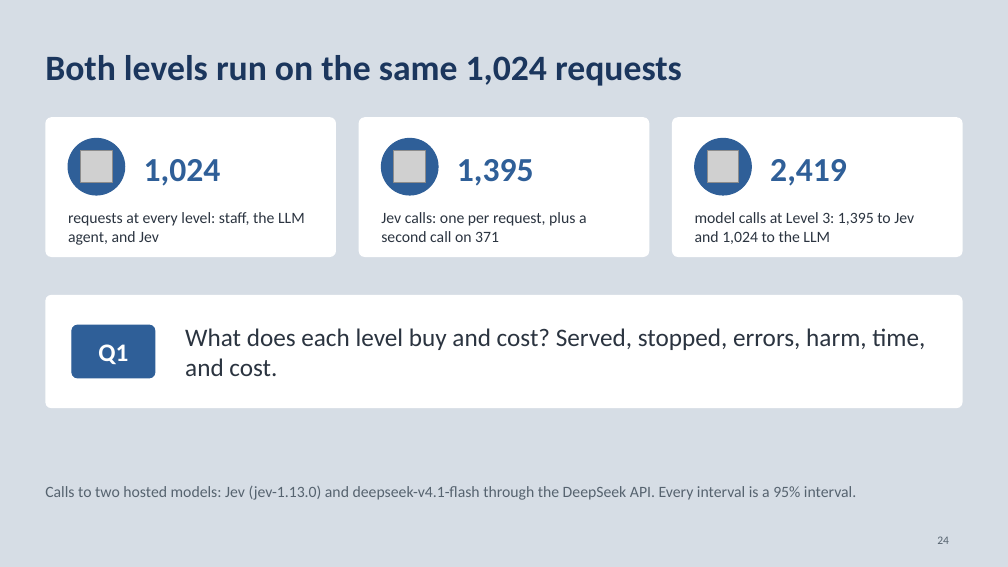
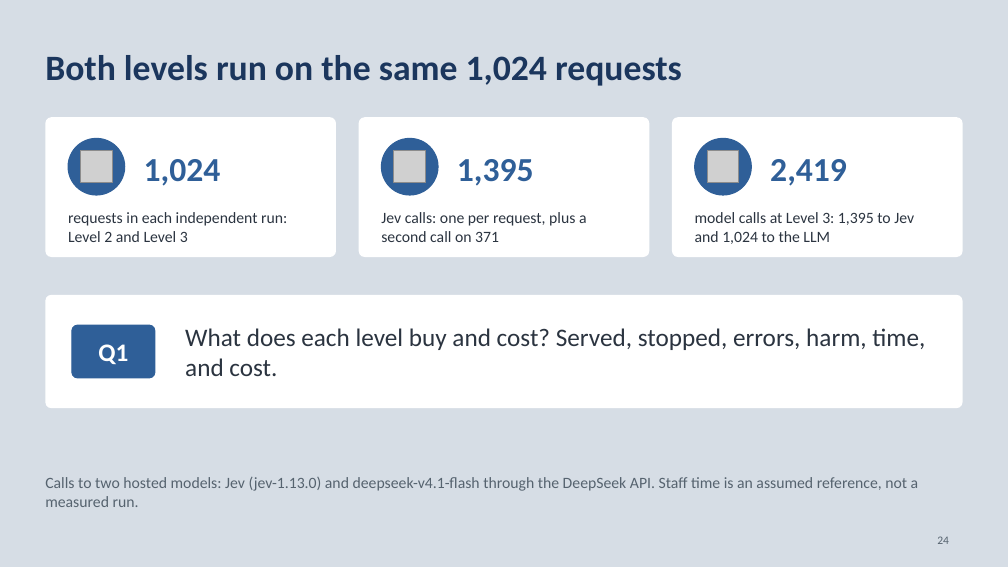
Before and after one commit to neilonthesky/english-presentation, a slide deck: slide 24 of slides/deck.pptx. Drawn at 1008x567 pixels with LibreOffice and Linux fonts; fonts in the diff are those of the drawing; grey boxes stand for pictures. Boxes give left, top, right and bottom in pixels: in the first picture for what was removed or moved away, otherwise in the second. Text is boxed around its words. In the diff, an @@ line names an element or a change of style, - is before the commit and + after.

Commit message:
feat(experiment): separated Level 2 and Level 3 runs
- Required an explicit level selection and stored each run’s results and
  reports in its own directory.
- Updated statistics, figures, and slides to read both independent runs
  and compare their results.

```diff
--- a/slides/deck.pptx
+++ b/slides/deck.pptx
@@ text at bbox=[68, 212, 287, 242]: text changed @@
-requests at every level: staff, the LLM agent, and Jev
+requests in each independent run: Level 2 and Level 3
@@ text at bbox=[45, 477, 919, 507]: text changed @@
-Calls to two hosted models: Jev (jev-1.13.0) and deepseek-v4.1-flash through the DeepSeek API. Every interval is a 95% interval.
+Calls to two hosted models: Jev (jev-1.13.0) and deepseek-v4.1-flash through the DeepSeek API. Staff time is an assumed reference, not a measured run.
```
Also in this commit, not shown: 12 other slides changed, 11 other files.
